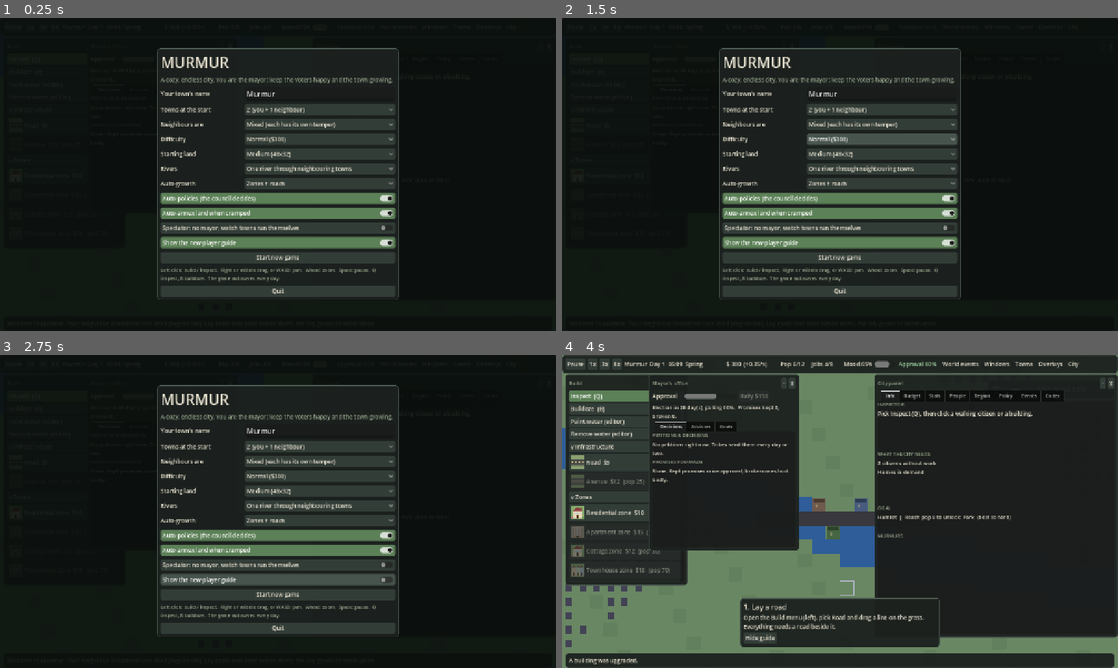
Above: before the commit, frames 1-4 (two rows, left to right).
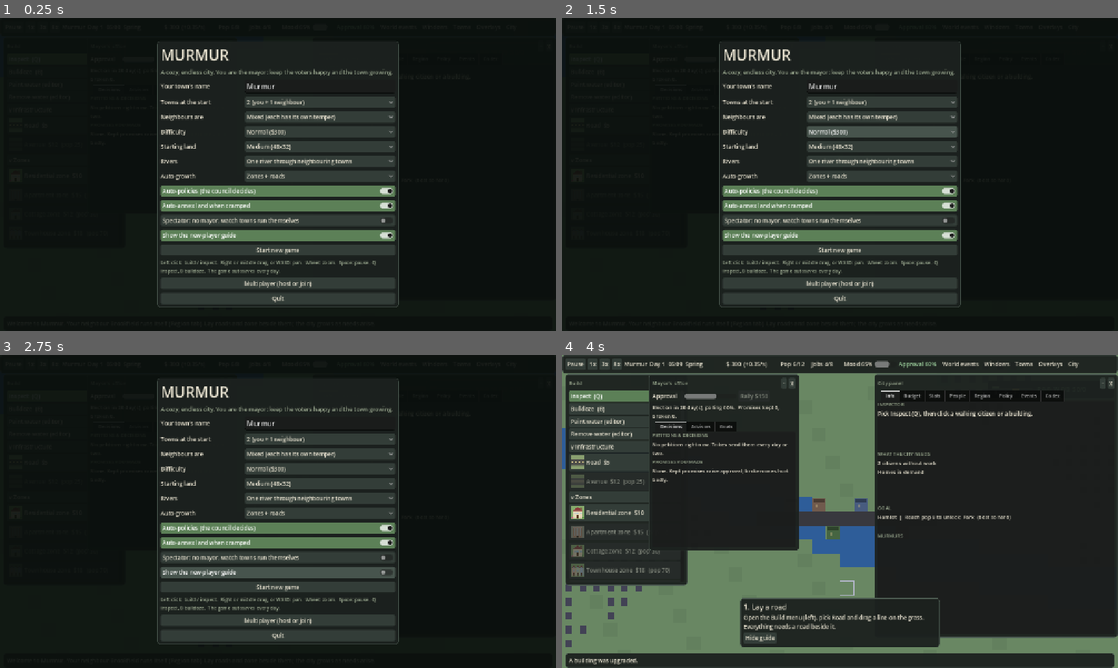
Above: after the commit, the same moments.

Repository: krugerhomeassistant/murmur
Game: Godot game, scene res://scenes/main.tscn
Two runs of this game, one before a commit and one after it. Both use one fixed random seed, a clock stepped at 60 frames per second and the inputs below.
Inputs:
- Up to frame 1 (0.25 s): no input
- Up to frame 2 (1.5 s): click "Normal ($300)" at 0.5 s; click "Normal ($300)" at 1.25 s
- Up to frame 3 (2.75 s): click "Show the new-player guide" at 2 s
- Up to frame 4 (4 s): click "Show the new-player guide" at 2.75 s; click "Start new game" at 3.5 s

The runs differ from the first frame. In frame 1, 17% of the frame differs, in the area x 28-72%, y 7-93%; in frame 2, 17%; in frame 3, 16%; in frame 4, nothing differs.

Commit message:
feat: multiplayer in the game: lobby, host, client mirror, dedicated server (phase 3b)
Co-Authored-By: Claude Sonnet 5.5 <noreply@anthropic.com>
Claude-Session: https://claude.ai/code/session_01EmTPeWeFqamnN7v8CmFcDf

Diff:
--- /dev/null
+++ b/client/scripts/lobby.gd
@@ -0,0 +1,131 @@
+class_name Lobby
+extends Control
+## Multiplayer screen: host a game or join one by address (docs/MULTIPLAYER.md). Sits on top of the start menu.
+
+var m: Node2D
+var o_name: LineEdit
+var o_port: LineEdit
+var o_towns: OptionButton
+var o_addr: LineEdit
+var roster: Label
+var note: Label
+
+
+func _ready() -> void:
+	set_anchors_and_offsets_preset(Control.PRESET_FULL_RECT)
+	mouse_filter = Control.MOUSE_FILTER_STOP
+	var dim := ColorRect.new()
+	dim.color = Color(0.04, 0.06, 0.05, 0.96)
+	dim.set_anchors_and_offsets_preset(Control.PRESET_FULL_RECT)
+	dim.mouse_filter = Control.MOUSE_FILTER_IGNORE
+	add_child(dim)
+	var cc := CenterContainer.new()
+	cc.set_anchors_and_offsets_preset(Control.PRESET_FULL_RECT)
+	cc.mouse_filter = Control.MOUSE_FILTER_IGNORE
+	add_child(cc)
+	var pc := PanelContainer.new()
+	cc.add_child(pc)
+	var v := VBoxContainer.new()
+	v.add_theme_constant_override("separation", 8)
+	v.custom_minimum_size = Vector2(520, 0)
+	pc.add_child(v)
+	var t := Label.new()
+	t.text = "MULTIPLAYER"
+	t.add_theme_font_size_override("font_size", 30)
+	t.add_theme_color_override("font_color", Color("e8e2d0"))
+	v.add_child(t)
+	_dim(v, "One shared world: each player runs a town, neighbours trade, ally or fight. Up to 8 players. The host runs the simulation; to host over the internet, forward UDP port 7777 on the router or run a dedicated server (docs/MULTIPLAYER.md).")
+	o_name = LineEdit.new()
+	o_name.text = "Player"
+	o_name.max_length = NetPlay.NAME_MAX
+	_row(v, "Your name", o_name)
+	_head(v, "HOST")
+	o_port = LineEdit.new()
+	o_port.text = str(NetPlay.PORT)
+	_row(v, "Port (UDP)", o_port)
+	o_towns = OptionButton.new()
+	for k in range(2, 9):
+		o_towns.add_item("%d towns (free ones run on the planner until someone joins)" % k, k)
+	o_towns.select(2)
+	_row(v, "Towns in the world", o_towns)
+	_btn(v, "Host a game", _host)
+	_head(v, "JOIN")
+	o_addr = LineEdit.new()
+	o_addr.text = "127.0.0.1"
+	o_addr.placeholder_text = "host address, e.g. 192.168.1.20 or 192.168.1.20:7777"
+	_row(v, "Host address", o_addr)
+	_btn(v, "Join", _join)
+	roster = Label.new()
+	roster.add_theme_color_override("font_color", Color("e8e2d0"))
+	v.add_child(roster)
+	note = Label.new()
+	note.autowrap_mode = TextServer.AUTOWRAP_WORD_SMART
+	note.add_theme_color_override("font_color", Color("e0a458"))
+	v.add_child(note)
+	_btn(v, "Back", _back)
+	m.net.roster_changed.connect(_refresh)
+	m.net.failed.connect(func(r: String) -> void: note.text = r)
+	m.net.joined.connect(func() -> void: note.text = "Connected. Waiting for the world...")
+	_refresh()
+
+
+func _refresh() -> void:
+	var names: Array = m.net.players.values().map(func(p: Dictionary) -> String: return "%s (%d ms)" % [p["name"], p["ping"]])
+	roster.text = "Players: " + ", ".join(names) if not names.is_empty() else ""
+
+
+func _port() -> int:
+	var p := int(o_port.text) if o_port.text.is_valid_int() else NetPlay.PORT
+	return clampi(p, 1024, 65535)
+
+
+func _host() -> void:
+	m.host_game(_port(), o_towns.get_item_id(o_towns.selected), o_name.text)
+	queue_free()
+
+
+func _join() -> void:
+	var hp := o_addr.text.strip_edges().split(":")
+	var port := int(hp[1]) if hp.size() > 1 and hp[1].is_valid_int() else NetPlay.PORT
+	note.text = "Connecting..."
+	m.join_game(hp[0], port, o_name.text)
+
+
+func _back() -> void:
+	m.net.stop()
+	queue_free()
+
+
+func _head(p: Node, s: String) -> void:
+	var l := Label.new()
+	l.text = s
+	l.add_theme_color_override("font_color", Color("9aa88f"))
+	p.add_child(l)
+
+
+func _dim(p: Node, s: String) -> void:
+	var l := Label.new()
+	l.text = s
+	l.autowrap_mode = TextServer.AUTOWRAP_WORD_SMART
+	l.add_theme_color_override("font_color", Color("9aa88f"))
+	l.add_theme_font_size_override("font_size", 11)
+	p.add_child(l)
+
+
+func _row(p: Node, label: String, c: Control) -> void:
+	var h := HBoxContainer.new()
+	var l := Label.new()
+	l.text = label
+	l.custom_minimum_size = Vector2(190, 0)
+	h.add_child(l)
+	c.size_flags_horizontal = Control.SIZE_EXPAND_FILL
+	h.add_child(c)
+	p.add_child(h)
+
+
+func _btn(p: Node, text: String, f: Callable) -> void:
+	var b := Button.new()
+	b.text = text
+	b.focus_mode = Control.FOCUS_NONE
+	b.pressed.connect(f)
+	p.add_child(b)
--- a/client/scripts/main.gd
+++ b/client/scripts/main.gd
@@ -40,6 +40,10 @@
 var mod: CanvasModulate
 var hud: Hud
 var net: NetPlay
+var remote := false  # multiplayer client: a mirror of the host's world, nothing simulates here
+var mirror_ready := false
+var net_mine := -1
+var net_apply_ms := 0.0  # last snapshot apply cost
 var sfx: Sfx
 const SAVE := "user://murmur_save.bin"
 var last_day := -1
@@ -76,6 +80,9 @@
 	net = NetPlay.new()
 	net.name = "Net"
 	get_tree().root.add_child.call_deferred(net)
+	net.world.connect(_net_world)
+	net.state.connect(_net_state)
+	net.failed.connect(_net_failed)
 	open_setup()
 	_net_args.call_deferred()
 	_capture_args.call_deferred()
@@ -88,7 +95,10 @@
 	var a := OS.get_cmdline_user_args()
 	var port := int(a[a.find("--port") + 1]) if "--port" in a and a.find("--port") + 1 < a.size() else NetPlay.PORT
 	if "--server" in a:
-		print("Murmur server: ", "listening on UDP %d" % port if net.host(port, "Server", true) else "failed to start")
+		var n := clampi(int(a[a.find("--towns") + 1]) if "--towns" in a and a.find("--towns") + 1 < a.size() else 6, 2, 8)
+		start_game({"name": "Server", "towns": n, "river": 3, "spectate": true, "mp": true, "guide": false})
+		net.serve(towns)
+		print("Murmur server: ", "listening on UDP %d with %d towns" % [port, n] if net.host(port, "Server", true) else "failed to start")
 	elif "--join" in a and a.find("--join") + 1 < a.size():
 		var hp: PackedStringArray = a[a.find("--join") + 1].split(":")
 		net.join(hp[0], int(hp[1]) if hp.size() > 1 else NetPlay.PORT, "Player")
@@ -229,8 +239,74 @@
 	hud.add_child(setup)
 
 
+## Multiplayer host from the lobby: a normal world where you own the first town; others join into the free towns.
+func host_game(port: int, towns_n: int, pname: String) -> void:
+	start_game({"name": pname, "towns": clampi(towns_n, 2, 8), "river": 3, "mood": 1, "mp": true, "guide": false, "spectate": false, "auto": 2, "policy": true, "expand": true})
+	for t in towns:
+		if t != city:
+			t.human = false
+	city.owner = 1
+	net.serve(towns)
+	net.host(port, pname)
+	headline = "Hosting on UDP %d. Friends join with your address; each takes a free town." % port
+
+
+func join_game(ip: String, port: int, pname: String) -> void:
+	net.join(ip, port, pname)
+
+
+func _net_world(meta: Dictionary) -> void:
+	remote = true
+	mirror_ready = false
+	towns = NetWorld.mirror(sig, int(meta["n"]))
+	net_mine = int(meta["mine"])
+	city = towns[maxi(net_mine, 0)]
+	_begin()
+	headline = "Joined. You run %s." % city.town_name if net_mine >= 0 else "Joined as a spectator: every town is taken."
+
+
+func _net_state(i: int, d: Dictionary) -> void:
+	if not remote or i >= towns.size():
+		return
+	var t0 := Time.get_ticks_usec()
+	towns[i].from_dict(d)
+	net_apply_ms = (Time.get_ticks_usec() - t0) / 1000.0
+	if not mirror_ready and i == maxi(net_mine, 0):
+		mirror_ready = true
+		cam.position = _center(towns[i])
+		chunk_kick = true
+		print("MP_CLIENT world=%d mine=%d town=%s pop=%d apply_ms=%.1f" % [towns.size(), net_mine, towns[i].town_name, towns[i].pop, net_apply_ms])
+		if "--mp-test" in OS.get_cmdline_user_args():
+			_mp_test()
+
+
+## `--mp-test` (tests/mp.gd): as a client, change the tax rate through the host and wait to see it come back in a snapshot.
+func _mp_test() -> void:
+	cmd("tax", ["r", 0.2])
+	for i in 100:
+		await get_tree().create_timer(0.1).timeout
+		if is_equal_approx(city.tax_r, 0.2):
+			print("MP_CLIENT_OK pop=%d" % city.pop)
+			get_tree().quit()
+			return
+	print("MP_CLIENT_FAIL tax_r=%s" % city.tax_r)
+	get_tree().quit(1)
+
+
+func _net_failed(reason: String) -> void:
+	if remote:
+		remote = false
+		started = false
+		towns.clear()
+		open_setup()
+	if setup != null and setup.note != null:
+		setup.note.text = reason
+	headline = reason
+
+
 func start_game(o: Dictionary) -> void:
-	DirAccess.remove_absolute(ProjectSettings.globalize_path(SAVE))
+	if not o.get("mp", false):
+		DirAccess.remove_absolute(ProjectSettings.globalize_path(SAVE))
 	_fresh(o)
 	_begin()
 	hud.guide.visible = false
@@ -252,8 +328,9 @@
 func _begin() -> void:
 	pin_cell = -1
 	chunk_kick = true
-	setup.queue_free()
-	setup = null
+	if setup != null:
+		setup.queue_free()
+		setup = null
 	started = true
 	speed = 1.0
 	last_day = -1
@@ -268,6 +345,8 @@
 
 
 func save_game() -> void:
+	if remote or (net != null and net.active):
+		return  # a networked world is never written over your single-player save
 	var f := FileAccess.open(SAVE, FileAccess.WRITE)
 	if f == null:
 		return
@@ -429,6 +508,11 @@
 
 ## Every player action goes through Cmd (validated; the multiplayer host runs the same call for clients).
 func cmd(n: String, a: Array = []) -> Variant:
+	if net != null and net.active:  # multiplayer: the host decides (and refuses commands for towns you don't own)
+		if city.owner != net.my_id():
+			headline = "That town is not yours."
+			return null
+		return net.command(towns.find(city), n, a)
 	return Cmd.run(towns, city, n, a)
 
 
@@ -462,6 +546,8 @@
 					headline = "%s unlocks at population %d." % [Catalog.DEFS[tool]["n"], Catalog.DEFS[tool]["unlock"]]
 			elif cmd("place", [c.x, c.y, tool]):
 				sfx.cue("place")
+			elif remote:
+				pass  # the host answers asynchronously; the town updates when its next snapshot arrives
 			elif click and not city.owns(c.x, c.y):
 				headline = "That land isn't yours yet. Annex it from the Region tab."
 			elif click and tool == T.LIGHT:
@@ -642,7 +728,7 @@
 	var under := _town_at(cam.position)
 	if under != null and under != city and started:
 		_set_city(under)
-	if started:
+	if started and not remote:
 		acc = minf(acc + delta * speed, STEP * 20.0)  # never owe more than 20 steps: slow down instead of freezing
 		while acc >= STEP:
 			if Time.get_ticks_usec() - p0 > SIM_BUDGET_MS * 1000.0:  # out of frame budget: run slower than asked rather than stutter
@@ -655,6 +741,7 @@
 			if dacc >= 1.0:
 				dacc -= 1.0
 				Diplo.second(towns, city.rng)
+				net.broadcast()
 			var batched := 0
 			for t in towns:
 				if t == city:
--- a/client/scripts/setup.gd
+++ b/client/scripts/setup.gd
@@ -96,6 +96,14 @@
 	note.add_theme_font_size_override("font_size", 11)
 	note.text = "Left click: build / inspect.  Right or middle drag, or WASD: pan.  Wheel: zoom.  Space: pause.  Q inspect, B bulldoze.  The game autosaves every day."
 	v.add_child(note)
+	var mp := Button.new()
+	mp.text = "Multiplayer (host or join)"
+	mp.focus_mode = Control.FOCUS_NONE
+	mp.pressed.connect(func() -> void:
+		var lb := Lobby.new()
+		lb.m = m
+		m.hud.add_child(lb))
+	v.add_child(mp)
 	var qb := Button.new()
 	qb.text = "Quit"
 	qb.focus_mode = Control.FOCUS_NONE
--- /dev/null
+++ b/client/tests/mp.gd
@@ -0,0 +1,16 @@
+extends SceneTree
+# Whole-game multiplayer check: a dedicated server process and a client process, both running the real Main scene.
+#   godot --headless --path client -s tests/mp.gd  -> MP_OK
+func _init() -> void:
+	var port := 20000 + randi() % 20000
+	var proj := ProjectSettings.globalize_path("res://")
+	var exe := OS.get_executable_path()
+	var srv := OS.create_process(exe, ["--headless", "--path", proj, "--", "--server", "--port", str(port), "--towns", "3"])
+	await create_timer(4.0).timeout
+	var out := []
+	OS.execute(exe, ["--headless", "--path", proj, "--", "--join", "127.0.0.1:%d" % port, "--mp-test"], out, true)
+	OS.kill(srv)
+	var text := "\n".join(out)
+	var ok := text.contains("MP_CLIENT world=3 mine=") and text.contains("MP_CLIENT_OK")
+	print("MP_OK" if ok else "MP_FAIL\n" + text.substr(maxi(text.length() - 800, 0)))
+	quit(0 if ok else 1)
Not shown, added: client/scripts/lobby.gd.uid
Not shown, changed: .github/workflows/ci.yml
Not shown, changed: CHANGELOG.md
Not shown, changed: docs/MULTIPLAYER.md
Not shown, changed: docs/WIKI.md
